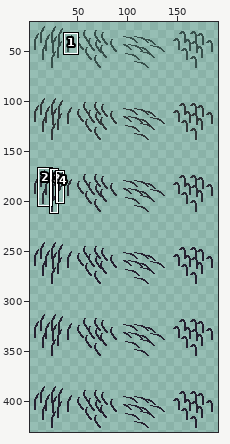
File history of a sprite sheet, resources/pngs/long-grass-animation-strong.png. Above: a wide view before the commit, with the close-up outlined.
Close-up. Earlier state:
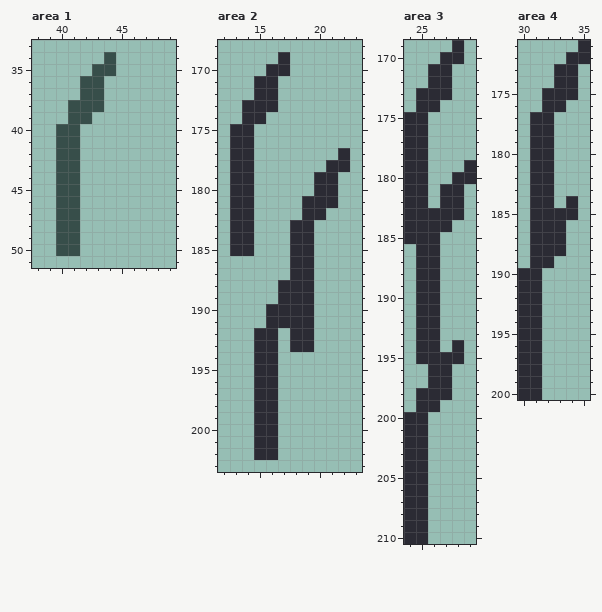
The file is 192x432 pixels. Shown: area 1: x 38..49, y 33..51; area 2: x 12..23, y 168..203; area 3: x 24..29, y 169..210; area 4: x 30..35, y 171..200. The wide view leaves out empty margins. The commit also changed other parts of the picture, which this record leaves out.
New version:
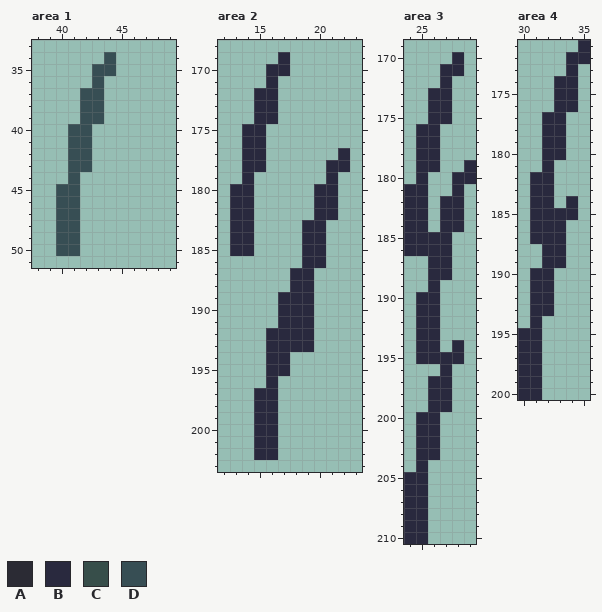
Palette (. is transparent): A #2b2b34  B #29293e  C #374e4a  D #374e54
The exact change:
--- area 1
@@ x 38..49 @@
 33 ............
-34 ......C.....
-35 .....CC.....
-36 ....CC......
-37 ....CC......
-38 ...CCC......
-39 ...CC.......
-40 ..CC........
-41 ..CC........
-42 ..CC........
-43 ..CC........
-44 ..CC........
-45 ..CC........
-46 ..CC........
-47 ..CC........
-48 ..CC........
-49 ..CC........
-50 ..CC........
+34 ......D.....
+35 .....DD.....
+36 .....D......
+37 ....DD......
+38 ....DD......
+39 ....DD......
+40 ...DD.......
+41 ...DD.......
+42 ...DD.......
+43 ...DD.......
+44 ...D........
+45 ..DD........
+46 ..DD........
+47 ..DD........
+48 ..DD........
+49 ..DD........
+50 ..DD........
 51 ............
--- area 2
@@ x 12..23 @@
 168 ............
-169 .....A......
-170 ....AA......
-171 ...AA.......
-172 ...AA.......
-173 ..AAA.......
-174 ..AA........
-175 .AA.........
-176 .AA.........
-177 .AA.......A.
-178 .AA......AA.
-179 .AA.....AA..
-180 .AA.....AA..
-181 .AA....AAA..
-182 .AA....AA...
-183 .AA...AA....
-184 .AA...AA....
-185 .AA...AA....
-186 ......AA....
-187 ......AA....
-188 .....AAA....
-189 .....AAA....
-190 ....AAAA....
-191 ....AAAA....
-192 ...AA.AA....
-193 ...AA.AA....
-194 ...AA.......
-195 ...AA.......
-196 ...AA.......
-197 ...AA.......
-198 ...AA.......
-199 ...AA.......
-200 ...AA.......
-201 ...AA.......
-202 ...AA.......
+169 .....B......
+170 ....BB......
+171 ....B.......
+172 ...BB.......
+173 ...BB.......
+174 ...BB.......
+175 ..BB........
+176 ..BB........
+177 ..BB......B.
+178 ..BB.....BB.
+179 ..B......B..
+180 .BB.....BB..
+181 .BB.....BB..
+182 .BB.....BB..
+183 .BB....BB...
+184 .BB....BB...
+185 .BB....BB...
+186 .......BB...
+187 ......BB....
+188 ......BB....
+189 .....BBB....
+190 .....BBB....
+191 .....BBB....
+192 ....BBBB....
+193 ....BBBB....
+194 ....BB......
+195 ....BB......
+196 ....B.......
+197 ...BB.......
+198 ...BB.......
+199 ...BB.......
+200 ...BB.......
+201 ...BB.......
+202 ...BB.......
 203 ............
--- area 3
@@ x 24..29 @@
-169 ....A.
-170 ...AA.
-171 ..AA..
-172 ..AA..
-173 .AAA..
-174 .AA...
-175 AA....
-176 AA....
-177 AA....
-178 AA....
-179 AA...A
-180 AA..AA
-181 AA.AA.
-182 AA.AA.
-183 AAAAA.
-184 AAAA..
-185 AAA...
-186 .AA...
-187 .AA...
-188 .AA...
-189 .AA...
-190 .AA...
-191 .AA...
-192 .AA...
-193 .AA...
-194 .AA.A.
-195 .AAAA.
-196 ..AA..
-197 ..AA..
-198 .AAA..
-199 .AA...
-200 AA....
-201 AA....
-202 AA....
-203 AA....
-204 AA....
-205 AA....
-206 AA....
-207 AA....
-208 AA....
-209 AA....
-210 AA....
+169 ......
+170 ....B.
+171 ...BB.
+172 ...B..
+173 ..BB..
+174 ..BB..
+175 ..BB..
+176 .BB...
+177 .BB...
+178 .BB...
+179 .BB..B
+180 .B..BB
+181 BB..B.
+182 BB.BB.
+183 BB.BB.
+184 BB.BB.
+185 BBBB..
+186 BBBB..
+187 ..BB..
+188 ..BB..
+189 ..B...
+190 .BB...
+191 .BB...
+192 .BB...
+193 .BB...
+194 .BB.B.
+195 .BBBB.
+196 ...B..
+197 ..BB..
+198 ..BB..
+199 ..BB..
+200 .BB...
+201 .BB...
+202 .BB...
+203 .BB...
+204 .B....
+205 BB....
+206 BB....
+207 BB....
+208 BB....
+209 BB....
+210 BB....
--- area 4
@@ x 30..35 @@
-171 .....A
-172 ....AA
-173 ...AA.
-174 ...AA.
-175 ..AAA.
-176 ..AA..
-177 .AA...
-178 .AA...
-179 .AA...
-180 .AA...
-181 .AA...
-182 .AA...
-183 .AA...
-184 .AA.A.
-185 .AAAA.
-186 .AAA..
-187 .AAA..
-188 .AAA..
-189 .AA...
-190 AA....
-191 AA....
-192 AA....
-193 AA....
-194 AA....
-195 AA....
-196 AA....
-197 AA....
-198 AA....
-199 AA....
-200 AA....
+171 .....B
+172 ....BB
+173 ....B.
+174 ...BB.
+175 ...BB.
+176 ...BB.
+177 ..BB..
+178 ..BB..
+179 ..BB..
+180 ..BB..
+181 ..B...
+182 .BB...
+183 .BB...
+184 .BB.B.
+185 .BBBB.
+186 .BBB..
+187 .BBB..
+188 ..BB..
+189 ..BB..
+190 .BB...
+191 .BB...
+192 .BB...
+193 .BB...
+194 .B....
+195 BB....
+196 BB....
+197 BB....
+198 BB....
+199 BB....
+200 BB....
Boxes around the changes in both close-ups, in picture pixels (x1, y1, x2, y2):
changed: (56, 52, 116, 256)
changed: (230, 52, 350, 460)
changed: (404, 40, 476, 544)
changed: (518, 40, 590, 400)
